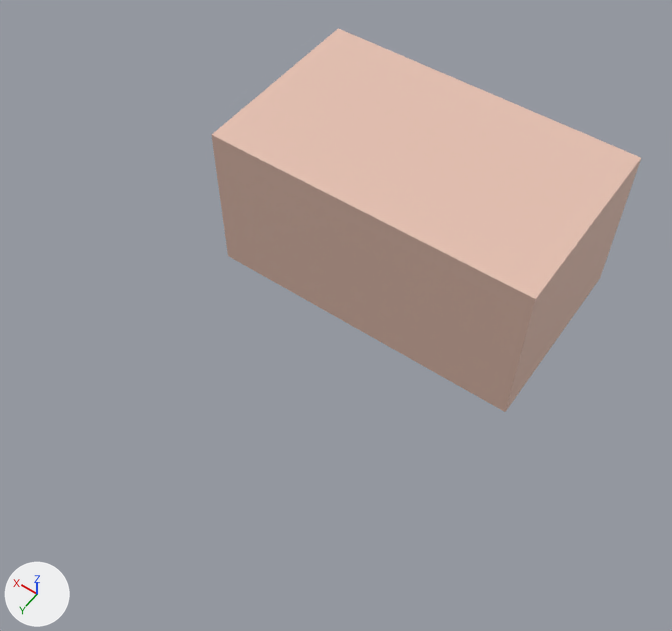
An edit to the FBX model Assets/Assets/Walls/Walls/Building_07_Door.fbx, drawn before and after from the same camera.
The view is the same before and after, from a 50 mm camera at (-2.54, 12.03, 13.18) aimed at (2.97, 4.31, 1.06). The axes (+X, +Y, +Z) are drawn at lower left. The lights are the same throughout. Where no turn or scale is listed for an object, it has been applied to the vertices.

Objects in the first picture: 'Building_07_Door'.
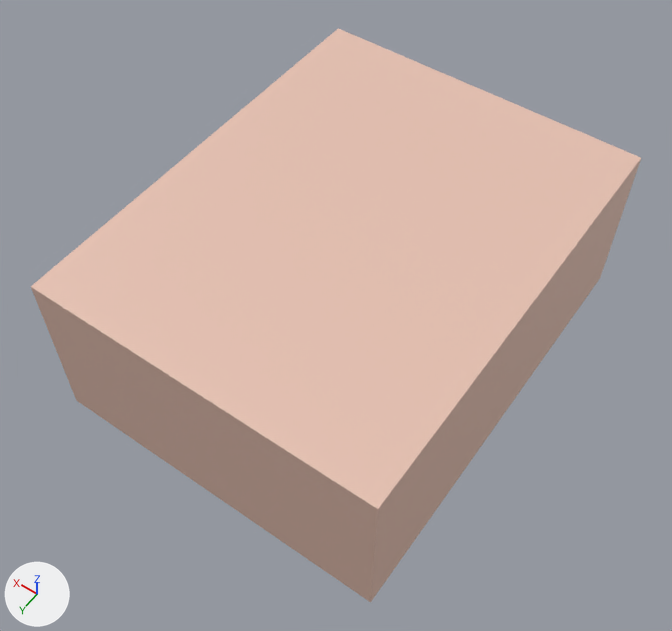
Location of each change, (x1, y1, x2, y2) in pixels of the pictures (672 x 631 px):
'Building_07_Door', reshaped (42% wider, 49% taller)
    before: (212, 28, 641, 412)
    after: (31, 28, 641, 602)

Patch to the scene script:
```diff
--- a/Assets/Assets/Walls/Walls/Building_07_Door.fbx.py
+++ b/Assets/Assets/Walls/Walls/Building_07_Door.fbx.py
@@ me_scene_005 @@
 me_scene_005.from_pydata(...)  # 440 vertices, 386 faces; spans x 0.0..6.0, y 0.0..3.6, z -0.1..2.9
 # used by ob_building_07_door; location = (0.0, 0.0, 0.0)
 # before: 429 (0.0, 3.6, -0.1) at pixel (505, 412), 430 (3.69, 3.6, -0.1) at pixel (326, 311), 431 (5.15, 3.6, -0.1) at pixel (263, 275), 432 (6.0, 3.6, -0.1) at pixel (228, 256), 433 (0.0, 3.6, 2.9) at pixel (535, 299)
 # before: 434 (6.0, 3.6, 2.9) at pixel (211, 134), 435 (3.02, 3.6, 2.9) at pixel (360, 210)
+# me_scene_005 part 1
+for i in [*range(429, 436)]: me_scene_005.vertices[i].co += Vector((0.0, 4.0, 0.0))
 me_scene_005.materials.append(mat_m_concretewhite)
```
